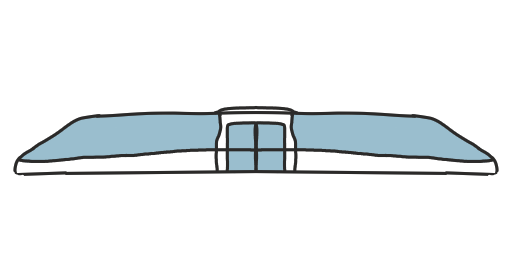
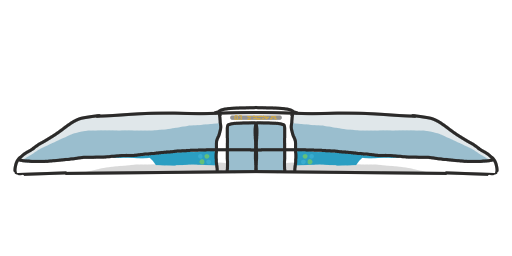
Before/after of a (512, 256) layered artwork. What changed in the layer stack:
added layer "Calque vectoriel 1" above "frame" over [132, 114, 324, 131]
painted on "frame" over [21, 114, 491, 172]
added layer "logo" above "Calque de dessin 3" over [192, 151, 320, 171]
added layer "Calque de dessin 3" above "Calque de dessin 2" over [192, 114, 320, 126]
added layer "Calque de dessin 2" above "glass" over [64, 128, 448, 172]
painted on "glass" over [21, 114, 491, 172]
painted on "paint_white" over [21, 114, 491, 172]
